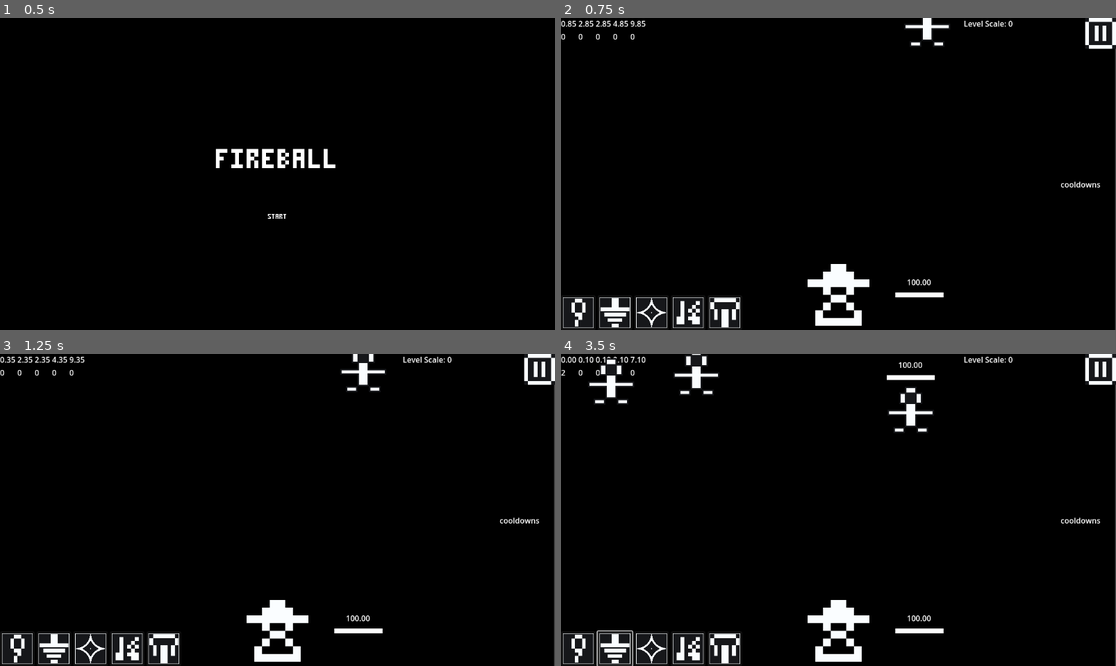
Above: before the commit, frames 1-4 (two rows, left to right).
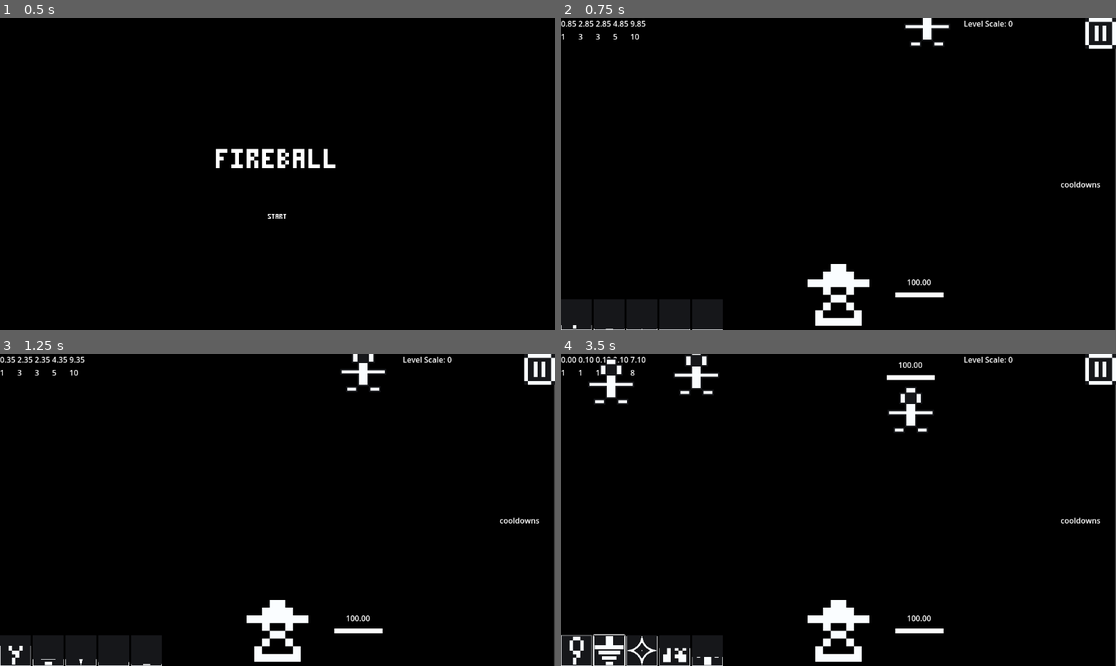
Above: after the commit, the same moments.

Repository: ThomasApplewhite/FIREBALL-Prototype
Game: Godot game, scene res://Source/GameScenes/MainMenu.tscn
Same seed, same stepped clock (60 frames per second), same inputs: the game is played once before the commit and once after it.
Inputs (mouse positions are in pixels of both pictures, inside the frame that each line leads up to):
- Up to frame 1 (0.5 s): no input
- Up to frame 2 (0.75 s): click "[center]START[/center]" at 0.5 s
- Up to frame 3 (1.25 s): no input
- Up to frame 4 (3.5 s): click (577, 647) at 1.27 s; click (577, 650) at 2.02 s; click (616, 647) at 2.77 s

Frame 1 is identical in both runs. In frame 2, 1.6% of the frame differs, in the area x 0-33%, y 5-100%; in frame 3, 1.6%; in frame 4, 2.0%.

Commit message:
Added Easy Time-To-Spell-Ready Calculation and Visual Spell Cooldown Indicators

Diff:
--- a/Source/DebugUtils/spell_provider_cooldown_display.gd
+++ b/Source/DebugUtils/spell_provider_cooldown_display.gd
@@ -14,24 +14,8 @@
 	if not display_enabled:
 		return
 
-	var time_remaining
-	var time_left = spell_provider.cooldown_timer.get_time_left()
-	var time_max = spell_provider.cooldown_timer.cooldown_timer_max
-
 	for i in spell_provider.get_cooldowns().size():
-		var cooldown = spell_provider.get_cooldowns()[i]
-		#var base_cooldown = spell_provider.spell_datas[i].cooldown
-
-		if(cooldown < 0):
-			# account for loop scenario
-			time_remaining = (time_max + time_left) - (time_max + cooldown)
-		else:
-			time_remaining = time_left - cooldown
-
-		# math for stacks  might not be accurate for loops. I didn't check
-		time_remaining = 0 if time_remaining <= 0 else time_remaining
-
-		cool_labels[i].text = "%.2f" % time_remaining
+		cool_labels[i].text = "%.2f" % spell_provider.cooldown_timer.get_spell_time_remaining(i)
 		stack_labels[i].text = "%d" % spell_provider.cooldown_timer.get_spell_stacks(i)
 
 
--- a/Source/SpellProvider/spell_button_grid_container.gd
+++ b/Source/SpellProvider/spell_button_grid_container.gd
@@ -1,6 +1,25 @@
 extends GridContainer
 
+const progress_undertexture = preload("res://Assets/Icons/BlackIcon.png")
+const normal_button_style_name = "Normal"
+const hover_button_style_name = "Hover"
+
+@onready
+var empty_stylebox = StyleBoxEmpty.new()
+
+@export
+var spell_percentage_provider : Node
+@export
+var button_size = Vector2(64, 64)
+
 var spell_buttons : Array[Button]
+
+
+func _process(_delta):
+	for i in get_child_count():
+		# These buttons always have the texture progress as their only child
+		var remaining_percentage = spell_percentage_provider.get_spell_time_percentage(i)
+		get_child(i).get_child(0).value = remaining_percentage * 100.0
 
 
 # spell_datas is an array of spell data resources
@@ -9,14 +28,24 @@
 func init_buttons(spell_datas, spell_button_bind):
 	var spell_count = spell_datas.size()
 	columns = spell_count
-	# spell_cooldowns.resize(spell_datas.size())
 	# the fact that this loop naturally goes from 0 to bound-1 is WILD to me
 	for i in spell_count:
 		var new_button = Button.new()
-		new_button.set_custom_minimum_size(new_button.size)
-		new_button.icon = spell_datas[i].icon
+		var progress_texture = TextureProgressBar.new()
+
+		new_button.set_custom_minimum_size(button_size)
 		new_button.mouse_filter = Button.MOUSE_FILTER_STOP
+		new_button.add_theme_stylebox_override(normal_button_style_name, empty_stylebox)
+		new_button.add_theme_stylebox_override(hover_button_style_name, empty_stylebox)
+
+		progress_texture.fill_mode = TextureProgressBar.FILL_BOTTOM_TO_TOP
+		progress_texture.texture_under = progress_undertexture
+		progress_texture.texture_progress = spell_datas[i].icon
+		progress_texture.min_value = 0.0
+		progress_texture.max_value = 100.0
+		progress_texture.value = 0.0
 		# this is how you capture variables for signal arguments outside
 		# of defining the args for the signal itself
 		new_button.pressed.connect(spell_button_bind.bind(i))
+		new_button.add_child(progress_texture)
 		add_child(new_button)
--- a/Source/SpellProvider/spell_cooldown_timer.gd
+++ b/Source/SpellProvider/spell_cooldown_timer.gd
@@ -7,8 +7,8 @@
 # Timer max will be the starting point for timer loops
 # Timers will automatically loop if reduced below cooldown_min to avoid
 # undefined behavior with small timer wait times
-const cooldown_timer_max = 1000
-const reduced_cooldown_min = 5
+const cooldown_timer_max = 1000.0
+const reduced_cooldown_min = 5.0
 
 # Called when the node enters the scene tree for the first time.
 func _ready():
@@ -31,8 +31,16 @@
 		cooldowns[i] = cooldown_timer_max - base_cooldowns[i]
 
 
+func get_spell_time_remaining(index : int) -> float:
+	return maxf(0.0, get_time_left() - cooldowns[index])
+
+
+func get_spell_time_percentage(index : int) -> float:
+	return (base_cooldowns[index] - get_spell_time_remaining(index)) / base_cooldowns[index]
+
+
 func get_spell_stacks(index : int) -> int:
-	return floor((cooldowns[index] - get_time_left()) / base_cooldowns[index]) + 1
+	return floor(get_spell_time_remaining(index)) + 1
 
 
 func adjust_all_spell_cooldowns(cooldown_change : float):
@@ -40,6 +48,7 @@
 	if new_time > reduced_cooldown_min:
 		start(new_time)
 	else:
+		# replace with wrap function?
 		loop_spell_timer(new_time)
 
 
--- a/Source/SpellProvider/spell_provider.gd
+++ b/Source/SpellProvider/spell_provider.gd
@@ -13,7 +13,6 @@
 var cooldown_timer = $SpellCooldownTimer
 @onready
 var spell_factory = $SpellFactory
-
 
 
 var spell_index : int
@@ -55,6 +54,18 @@
 	return cooldown_timer.cooldowns
 
 
+func get_base_cooldowns() -> Array[float]:
+	return cooldown_timer.base_cooldowns
+
+
+func get_spell_time_remaining(index : int) -> float:
+	return cooldown_timer.get_spell_time_remaining(index)
+
+
+func get_spell_time_percentage(index : int) -> float:
+	return cooldown_timer.get_spell_time_percentage(index)
+
+
 func cast_selected_spell() -> Node2D:
 	if cooldown_timer.get_time_left() >= cooldowns[spell_index]:
 		return null
--- a/Source/SpellProvider/spell_provider.tscn
+++ b/Source/SpellProvider/spell_provider.tscn
@@ -16,7 +16,8 @@
 
 [node name="SpellProviderCooldownDisplay" parent="." instance=ExtResource("5_350ia")]
 
-[node name="SpellButtonGridContainer" parent="." instance=ExtResource("6_2rhjt")]
+[node name="SpellButtonGridContainer" parent="." node_paths=PackedStringArray("spell_percentage_provider") instance=ExtResource("6_2rhjt")]
+spell_percentage_provider = NodePath("..")
 
 [node name="SpellCooldownTimer" parent="." instance=ExtResource("7_2teav")]
 
Binary file added: Assets/Icons/BlackIcon.png
Not shown, added: Assets/Icons/BlackIcon.png.import
Not shown, changed: Docs/Home/DevelopmentDocs/FunctionalPlayabilityPolish.txt
Not shown, changed: Docs/Home/DevelopmentDocs/NiceToHaves.txt
Not shown, added: Docs/Home/FunctionalityDocs/CooldownVisualsOnButtons.txt
Not shown, added: PixeloramaProjects/BlackIcon.pxo
